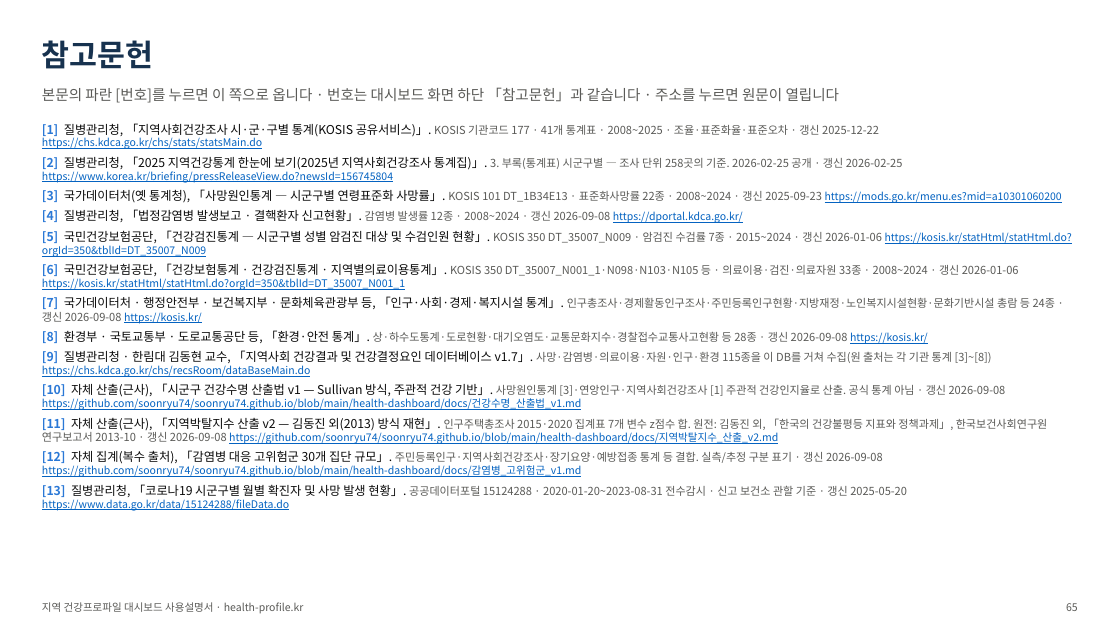
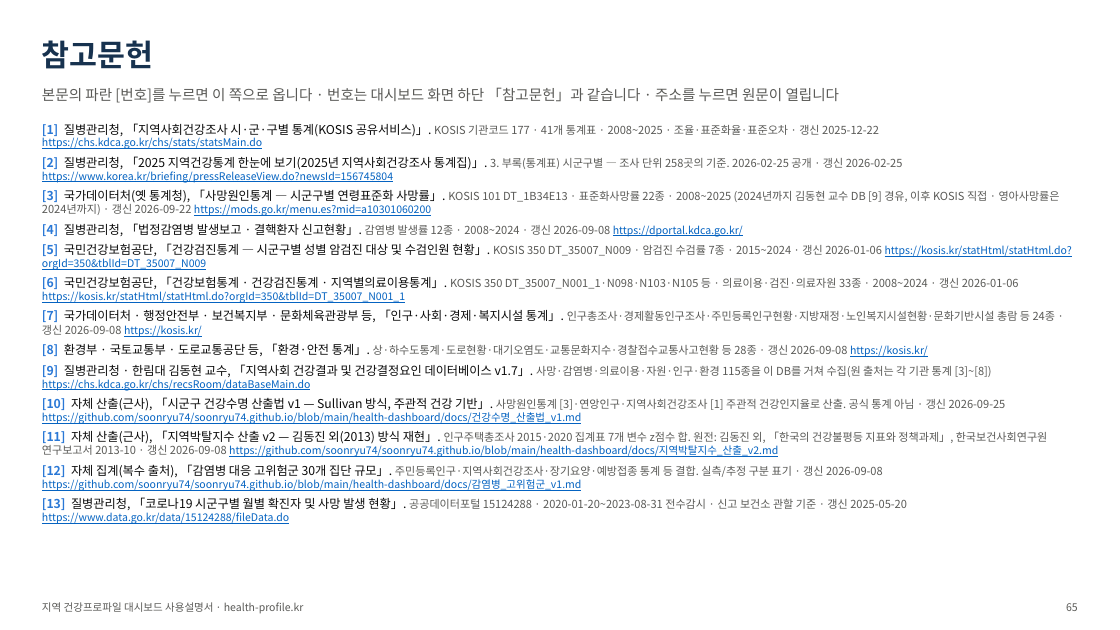
Before and after one commit to soonryu74/soonryu74.github.io, a slide deck: slide 65 of health-dashboard/docs/지역건강프로파일_대시보드_사용설명서_v1.pptx. Drawn at 1120x630 pixels with LibreOffice and Linux fonts; fonts in the diff are those of the drawing. Boxes give left, top, right and bottom in pixels: in the first picture for what was removed or moved away, otherwise in the second. Text is boxed around its words. In the diff, an @@ line names an element or a change of style, - is before the commit and + after.

```diff
--- a/health-dashboard/docs/지역건강프로파일_대시보드_사용설명서_v1.pptx
+++ b/health-dashboard/docs/지역건강프로파일_대시보드_사용설명서_v1.pptx
@@ text at [42,189,1060,216]: text changed @@
-[3] 국가데이터처(옛 통계청), 「사망원인통계 — 시군구별 연령표준화 사망률」. KOSIS 101 DT_1B34E13 · 표준화사망률 22종 · 2008~2024 · 갱신 2025-09-23 https://mods.go.kr/menu.es?mid=a10301060200
+[3] 국가데이터처(옛 통계청), 「사망원인통계 — 시군구별 연령표준화 사망률」. KOSIS 101 DT_1B34E13 · 표준화사망률 22종 · 2008~2025 (2024년까지 김동현 교수 DB [9] 경유, 이후 KOSIS 직접 · 영아사망률은 2024년까지) · 갱신 2026-09-22 https://mods.go.kr/menu.es?mid=a10301060200
@@ text at [42,397,1006,424]: text changed @@
-[10] 자체 산출(근사), 「시군구 건강수명 산출법 v1 — Sullivan 방식, 주관적 건강 기반」. 사망원인통계 [3]·연앙인구·지역사회건강조사 [1] 주관적 건강인지율로 산출. 공식 통계 아님 · 갱신 2026-09-08 https://github.com/soonryu74/soonryu74.github.io/blob/main/health-dashboard/docs/건강수명_산출법_v1.md
+[10] 자체 산출(근사), 「시군구 건강수명 산출법 v1 — Sullivan 방식, 주관적 건강 기반」. 사망원인통계 [3]·연앙인구·지역사회건강조사 [1] 주관적 건강인지율로 산출. 공식 통계 아님 · 갱신 2026-09-25 https://github.com/soonryu74/soonryu74.github.io/blob/main/health-dashboard/docs/건강수명_산출법_v1.md
```
Also in this commit, not shown: 8 other slides changed, 27 other files.
